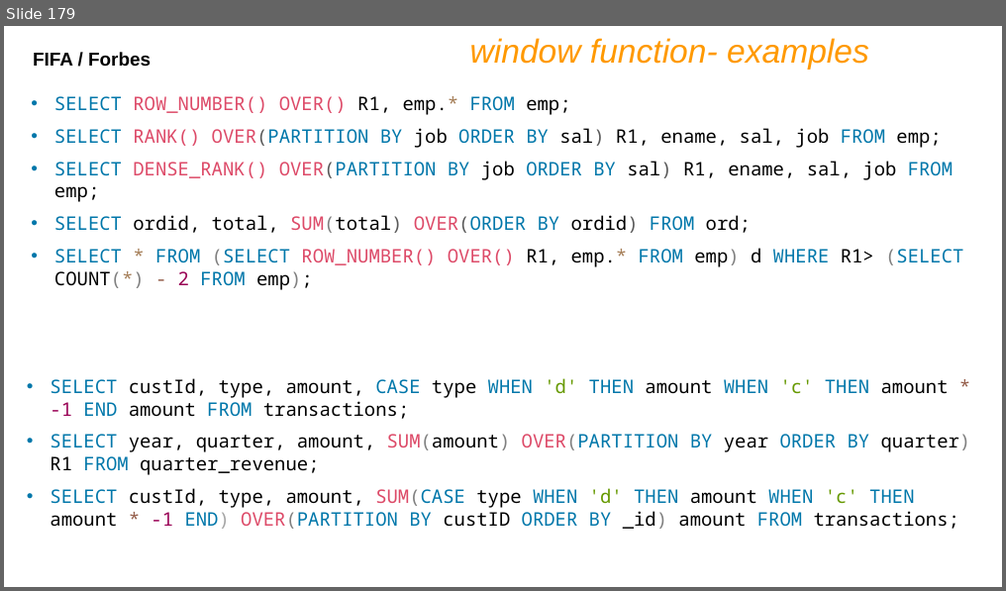
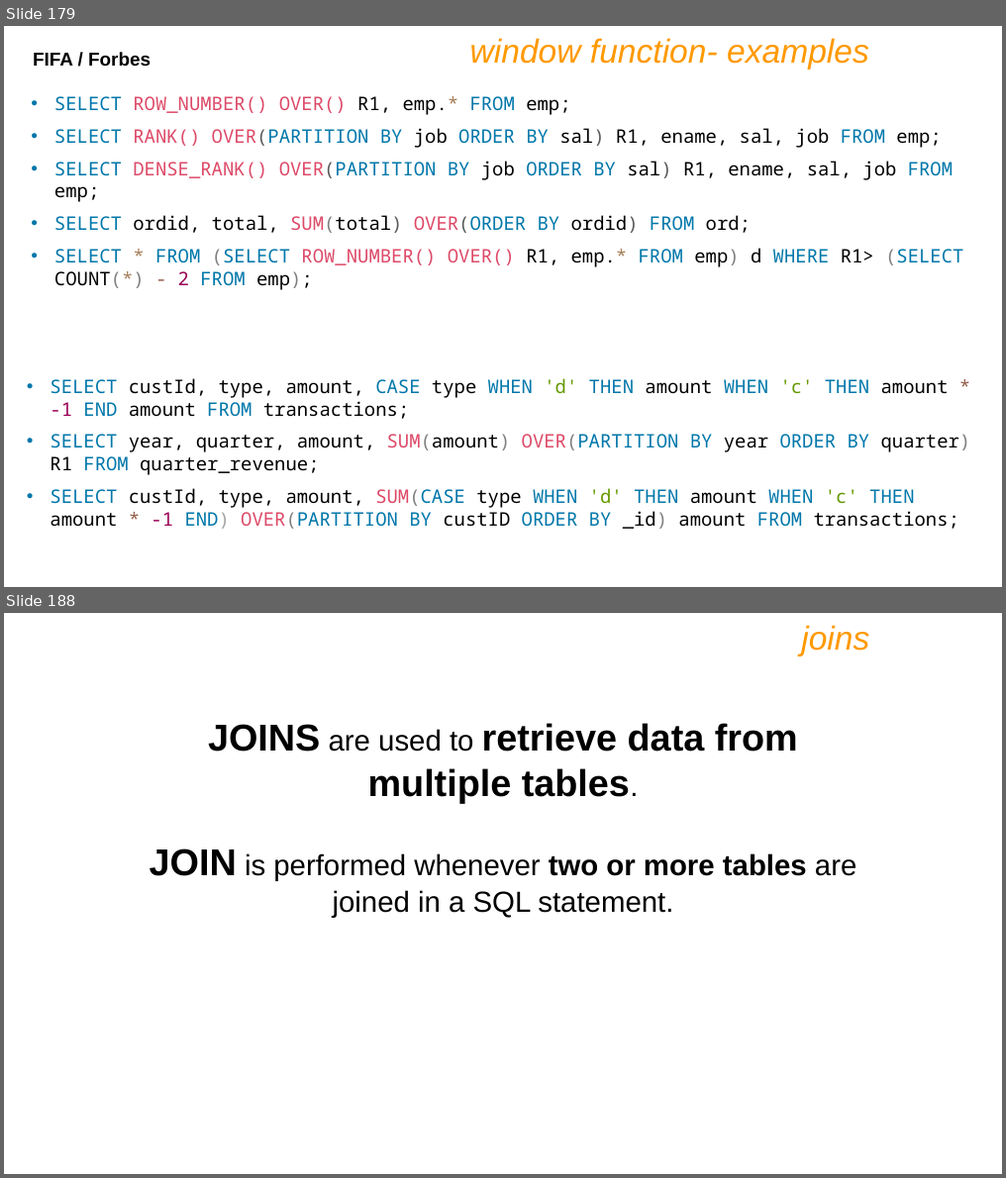
Before and after one commit to shubhamlokhande2147/CDAC-Buddy, a slide deck: DBT/IET MySQL PPT Ver9.pptx. Shown one above the other, each under a label of ours: slide 179 before the commit, slides 179 and 188 after it; the slides between them are not shown. The pictures are 1006x591 and 1006x1178 pixels, drawn with LibreOffice and Linux fonts; fonts in the diff are those of the drawing. Boxes give left, top, right and bottom in pixels: in the first picture for what was removed or moved away, otherwise in the second. Text is boxed around its words. In the diff, an @@ line names an element or a change of style, - is before the commit and + after.

```diff
--- a/DBT/IET MySQL PPT Ver9.pptx
+++ b/DBT/IET MySQL PPT Ver9.pptx
@@ slide 188 added at bbox=[4, 613, 1002, 1174], background #FFFFFF @@
@@ text added at bbox=[801, 625, 869, 657], 32 pt, text #FF9900, italic @@
+joins
@@ text added at bbox=[150, 723, 856, 918], 28 pt, text #000000, bold @@
+JOINS are used to retrieve data from multiple tables.
+JOIN is performed whenever two or more tables are joined in a SQL statement.
```
Also in this commit, not shown: 13 slides changed, 51 other slides added, 1 other file.
